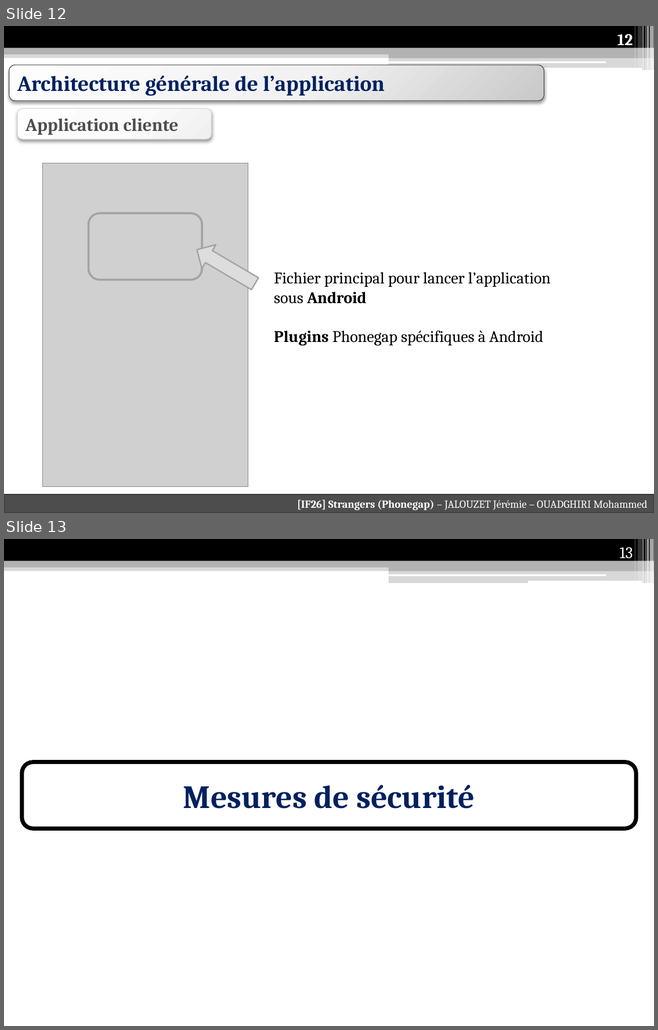
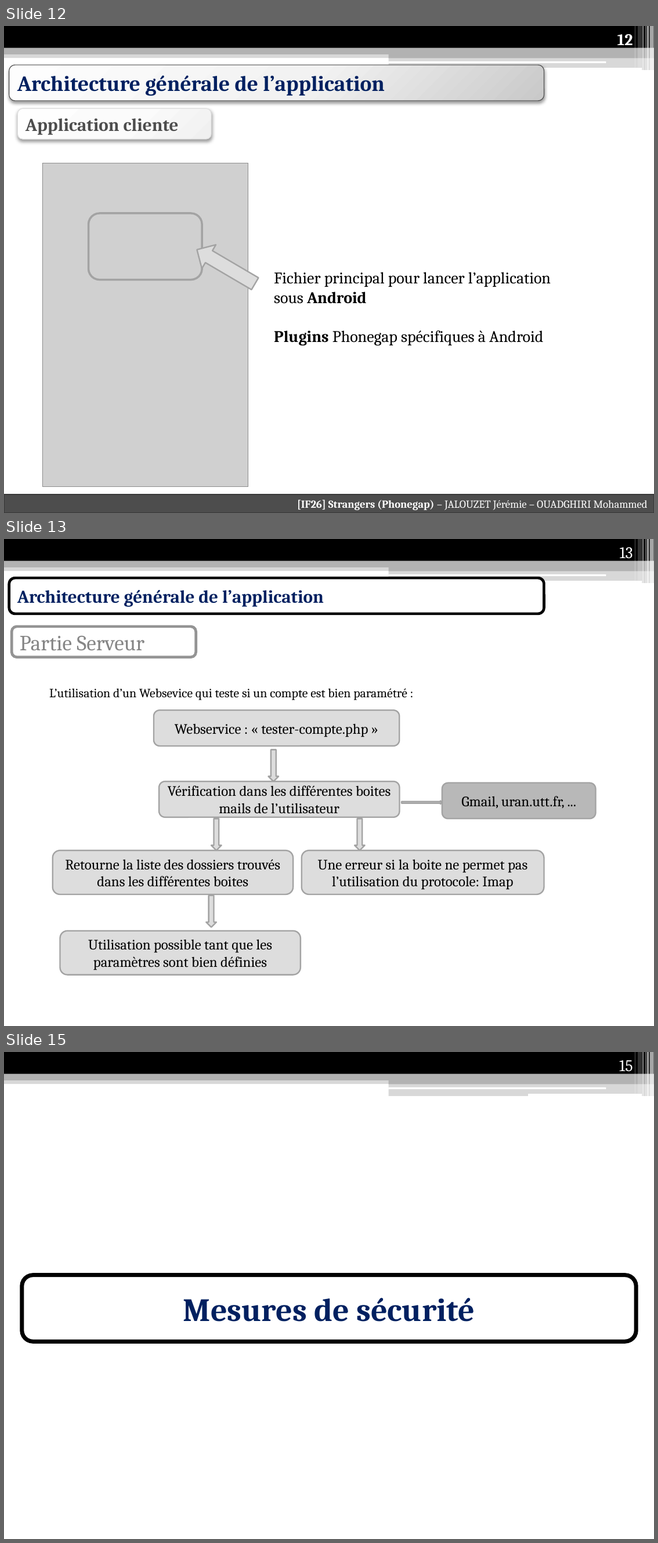
Before and after one commit to Anicky/Strangers-Phonegap, a slide deck: présentation/Présentation IF26.pptx. Shown one above the other, each under a label of ours: slides 12 and 13 before the commit, slides 12, 13 and 15 after it; the slides between them are not shown. The pictures are 658x1030 and 658x1543 pixels, drawn with LibreOffice and Linux fonts; fonts in the diff are those of the drawing; grey boxes stand for pictures. Boxes give left, top, right and bottom in pixels: in the first picture for what was removed or moved away, otherwise in the second. Text is boxed around its words. In the diff, an @@ line names an element or a change of style, - is before the commit and + after.

```diff
--- a/présentation/Présentation IF26.pptx
+++ b/présentation/Présentation IF26.pptx
@@ slide 13 added at bbox=[4, 539, 654, 1026], background #FFFFFF; not listed: 13 template elements that a slide beside it also shows @@
@@ page number added at bbox=[619, 547, 633, 562], 18 pt, text #FFFFFF @@
+13
@@ rounded rectangle added at bbox=[9, 578, 544, 614], fill #FFFFFF, outline #000000 3 pt, 20 pt, text #002060, bold @@
+Architecture générale de l’application
@@ rounded rectangle added at bbox=[12, 627, 195, 657], fill #FFFFFF, outline #949494 3 pt, 24 pt, text #858585 @@
+Partie Serveur
@@ text added at bbox=[49, 688, 407, 700], 14 pt, text #000000 @@
+L’utilisation d’un Websevice qui teste si un compte est bien paramétré :
@@ rounded rectangle added at bbox=[154, 711, 399, 746], fill #DDDDDD, outline #A3A3A3 1.5 pt, 16 pt, text #000000 @@
+Webservice : « tester-compte.php »
@@ down arrow added at bbox=[268, 750, 279, 781], fill #DDDDDD, outline #A3A3A3 1.5 pt @@
@@ rounded rectangle added at bbox=[159, 781, 400, 817], fill #DDDDDD, outline #A3A3A3 1.5 pt, 16 pt, text #000000 @@
+Vérification dans les différentes boites mails de l’utilisateur
@@ rounded rectangle added at bbox=[442, 783, 595, 819], fill #B8B8B8, outline #A3A3A3 1.5 pt, 16 pt, text #000000 @@
+Gmail, uran.utt.fr, ...
@@ right arrow added at bbox=[401, 801, 442, 804], fill #DDDDDD, outline #A3A3A3 1.5 pt @@
@@ down arrow added at bbox=[211, 819, 221, 851], fill #DDDDDD, outline #A3A3A3 1.5 pt @@
@@ down arrow added at bbox=[354, 819, 365, 851], fill #DDDDDD, outline #A3A3A3 1.5 pt @@
@@ rounded rectangle added at bbox=[53, 851, 293, 895], fill #DDDDDD, outline #A3A3A3 1.5 pt, 16 pt, text #000000 @@
+Retourne la liste des dossiers trouvés dans les différentes boites
@@ rounded rectangle added at bbox=[302, 851, 544, 895], fill #DDDDDD, outline #A3A3A3 1.5 pt, 16 pt, text #000000 @@
+Une erreur si la boite ne permet pas l’utilisation du protocole: Imap
@@ down arrow added at bbox=[206, 896, 216, 928], fill #DDDDDD, outline #A3A3A3 1.5 pt @@
@@ rounded rectangle added at bbox=[60, 931, 300, 975], fill #DDDDDD, outline #A3A3A3 1.5 pt, 16 pt, text #000000 @@
+Utilisation possible tant que les paramètres sont bien définies
@@ what was slide 13 is now slide 15 @@
@@ page number at bbox=[619, 1060, 632, 1075]: text changed @@
-13
+15
```
Also in this commit, not shown: 1 other slide added.
